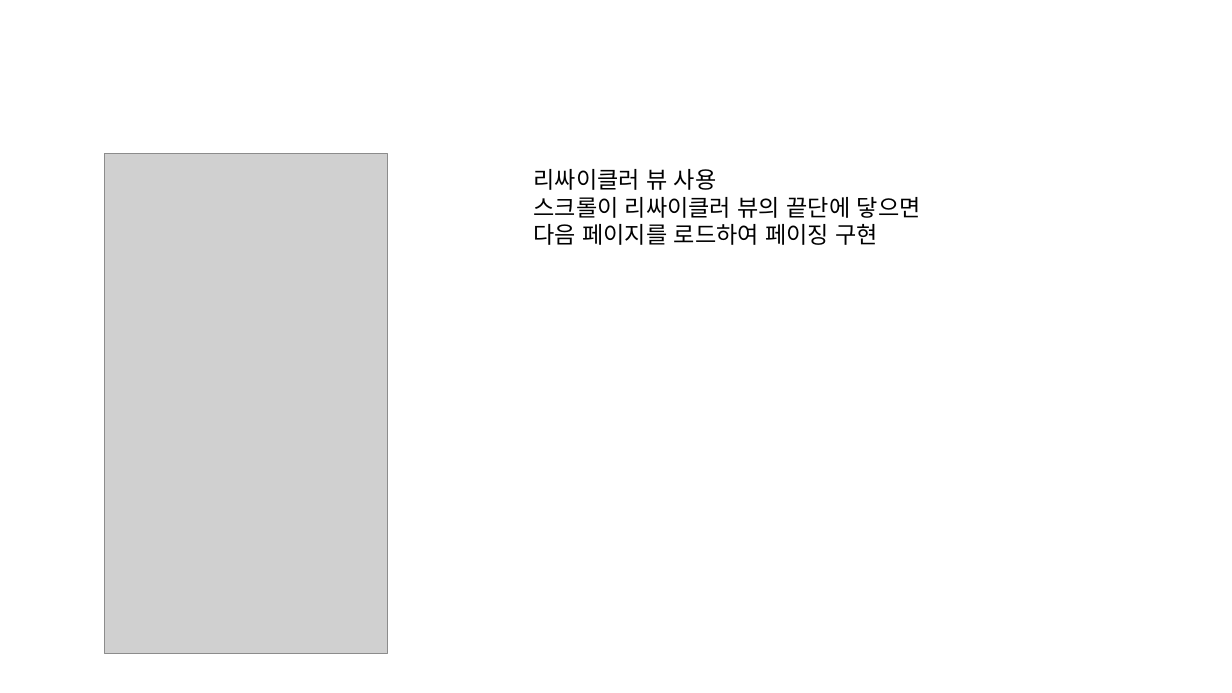
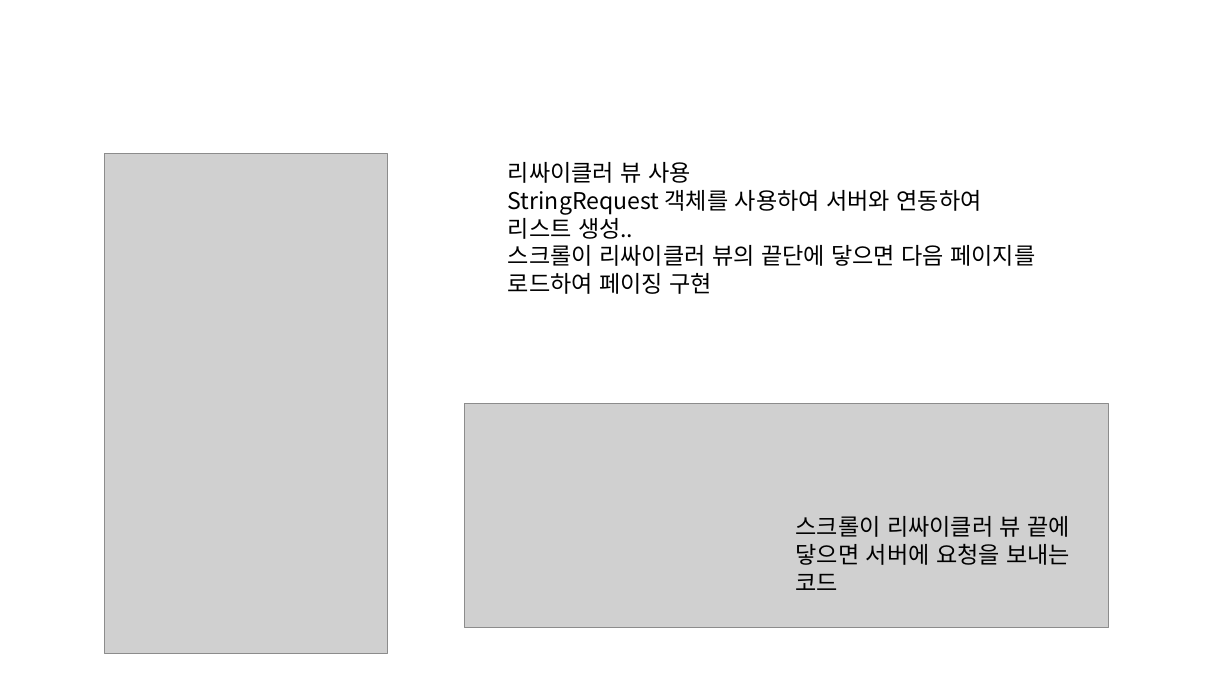
Before and after one commit to ezenteam2/e-Zone, a slide deck: slide 72 of 0 발표용 파워포인트/project05 - 파워포인트 종합 - 형준.pptx (slide 69 before the commit). Drawn at 1232x693 pixels with LibreOffice and Linux fonts; fonts in the diff are those of the drawing; grey boxes stand for pictures; background and template pictures are left out. Boxes give left, top, right and bottom in pixels: in the first picture for what was removed or moved away, otherwise in the second. Text is boxed around its words. In the diff, an @@ line names an element or a change of style, - is before the commit and + after.

```diff
--- a/0 발표용 파워포인트/project05 - 파워포인트 종합 - 형준.pptx
+++ b/0 발표용 파워포인트/project05 - 파워포인트 종합 - 형준.pptx
@@ text "리싸이클러 뷰 사용": place and size @@
-text "리싸이클러 뷰 사용" at bbox=[534, 169, 921, 245]
+text "리싸이클러 뷰 사용" at bbox=[508, 162, 1035, 294]
@@ text at bbox=[508, 190, 982, 239]: paragraph added @@
+StringRequest 객체를 사용하여 서버와 연동하여 리스트 생성..
@@ picture added at bbox=[464, 404, 1109, 628] @@
@@ text added at bbox=[796, 516, 1071, 590], 18 pt, text #000000 @@
+스크롤이 리싸이클러 뷰 끝에 닿으면 서버에 요청을 보내는 코드
```
Also in this commit, not shown: 5 slides added, 24 other files.
